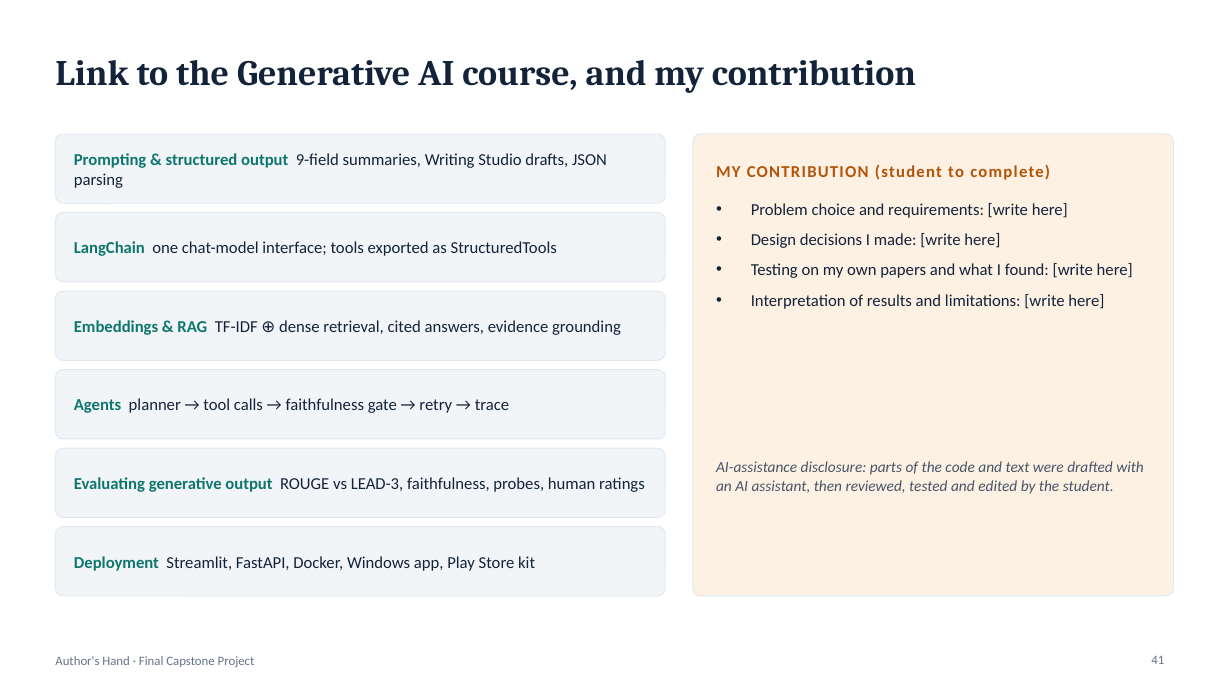
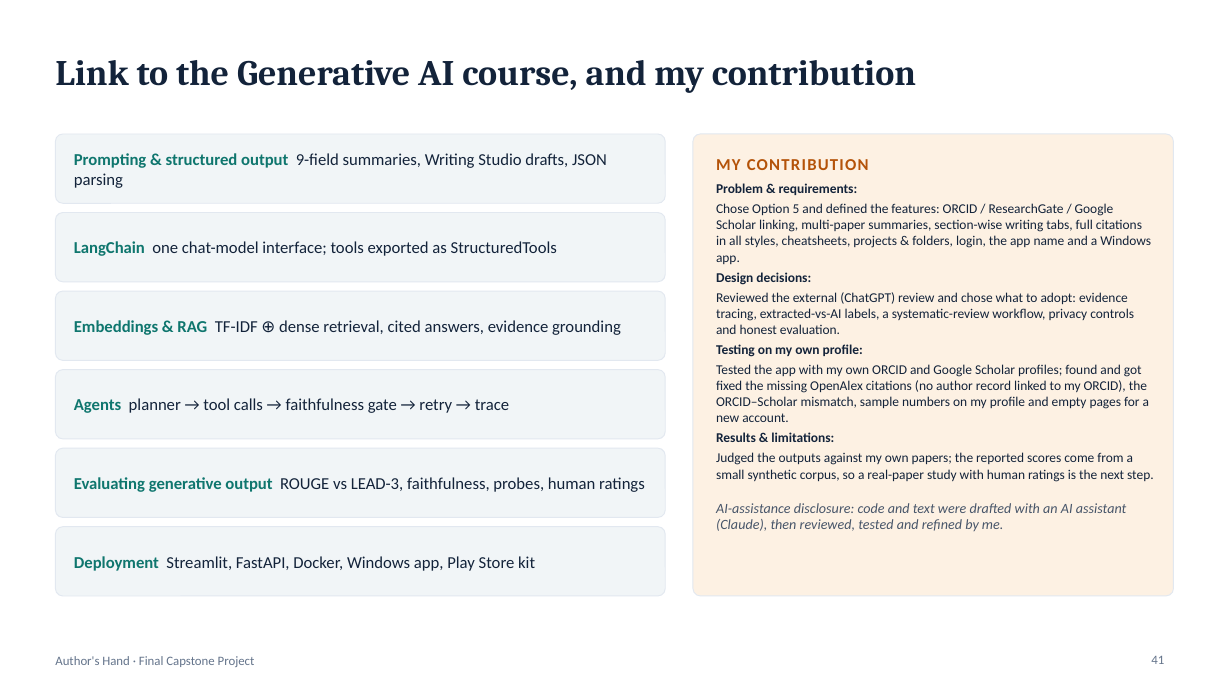
Before and after one commit to KAMESWARIJADA/Authors-Hand, a slide deck: slide 41 of report.pptx. Drawn at 1232x693 pixels with LibreOffice and Linux fonts; fonts in the diff are those of the drawing. Boxes give left, top, right and bottom in pixels: in the first picture for what was removed or moved away, otherwise in the second. Text is boxed around its words. In the diff, an @@ line names an element or a change of style, - is before the commit and + after.

```diff
--- a/report.pptx
+++ b/report.pptx
@@ text at <box>716,159,869,170</box>: text changed @@
-MY CONTRIBUTION (student to complete)
+MY CONTRIBUTION
@@ text at <box>716,183,1154,482</box>: text changed; size 13 to 10.5 pt @@
-• Problem choice and requirements: [write here]
-• Design decisions I made: [write here]
-• Testing on my own papers and what I found: [write here]
-• Interpretation of results and limitations: [write here]
+Problem & requirements:
+Chose Option 5 and defined the features: ORCID / ResearchGate / Google Scholar linking, multi-paper summaries, section-wise writing tabs, full citations in all styles, cheatsheets, projects & folders, login, the app name and a Windows app.
+Design decisions:
+Reviewed the external (ChatGPT) review and chose what to adopt: evidence tracing, extracted-vs-AI labels, a systematic-review workflow, privacy controls and honest evaluation.
+Testing on my own profile:
+Tested the app with my own ORCID and Google Scholar profiles; found and got fixed the missing OpenAlex citations (no author record linked to my ORCID), the ORCID–Scholar mismatch, sample numbers on my profile and empty pages for a new account.
+Results & limitations:
+Judged the outputs against my own papers; the reported scores come from a small synthetic corpus, so a real-paper study with human ratings is the next step.
@@ text at <box>716,503,1127,531</box>: text changed; size 12 to 11 pt @@
-AI-assistance disclosure: parts of the code and text were drafted with an AI assistant, then reviewed, tested and edited by the student.
+AI-assistance disclosure: code and text were drafted with an AI assistant (Claude), then reviewed, tested and refined by me.
```
Also in this commit, not shown: 3 other files.
